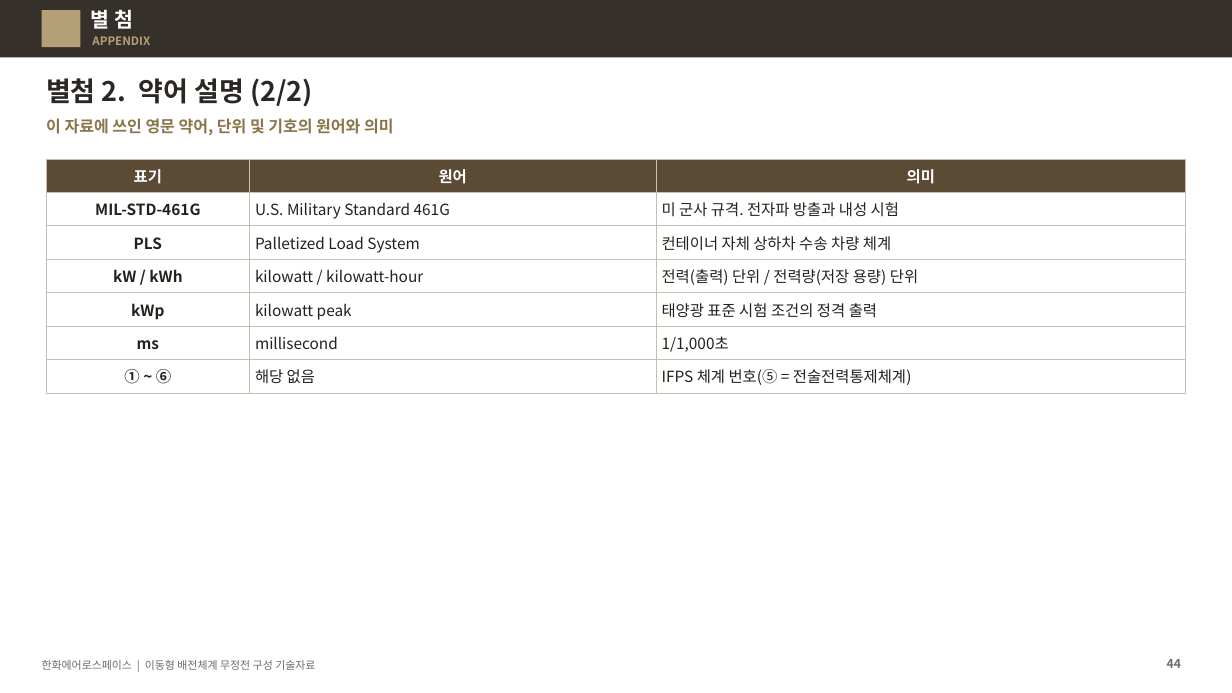
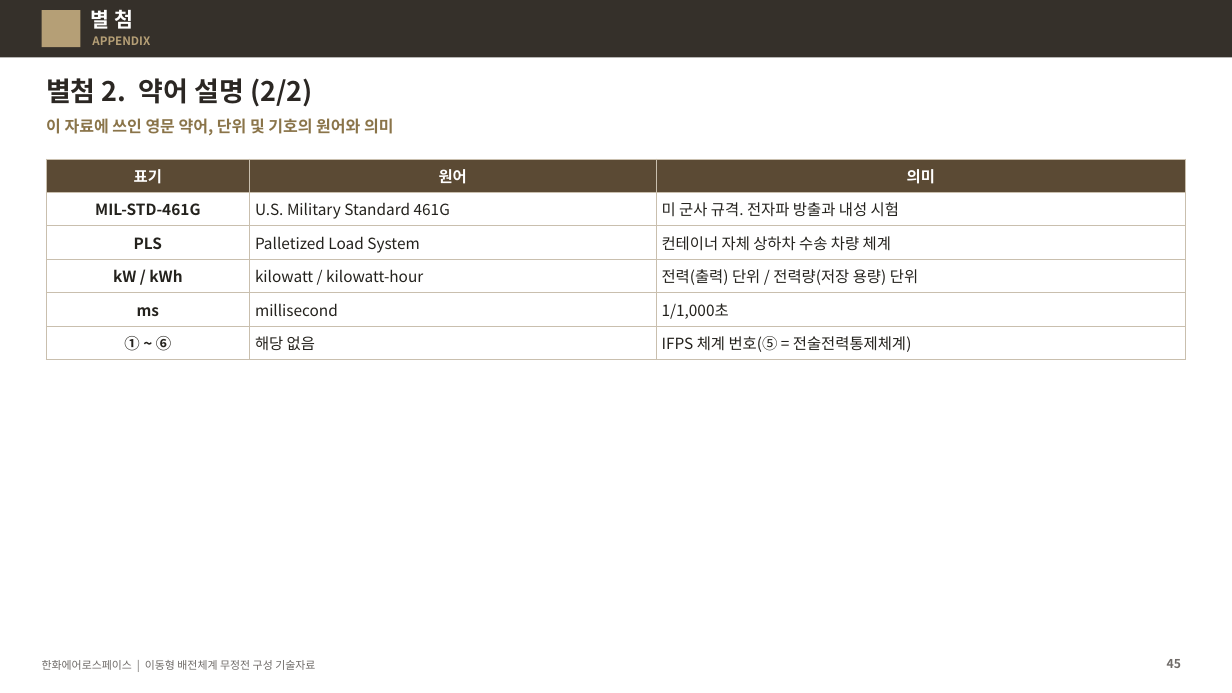
Before and after one commit to byunjd112-hue/headroom, a slide deck: slide 45 of mobile_ems/docs/out/IFPS_이동형배전체계_무정전구성_기술자료_Rev72.pptx (slide 44 before the commit). Drawn at 1232x693 pixels with LibreOffice and Linux fonts; fonts in the diff are those of the drawing. Boxes give left, top, right and bottom in pixels: in the first picture for what was removed or moved away, otherwise in the second. Text is boxed around its words. In the diff, an @@ line names an element or a change of style, - is before the commit and + after.

```diff
--- a/mobile_ems/docs/out/IFPS_이동형배전체계_무정전구성_기술자료_Rev72.pptx
+++ b/mobile_ems/docs/out/IFPS_이동형배전체계_무정전구성_기술자료_Rev72.pptx
@@ table at [46, 159, 1186, 356] @@
-row 5: kWp | kilowatt peak | 태양광 표준 시험 조건의 정격 출력
@@ page number at [1167, 659, 1181, 668]: text changed @@
-44
+45
```
Also in this commit, not shown: 14 other slides changed, 1 slide added, 4 other files.
